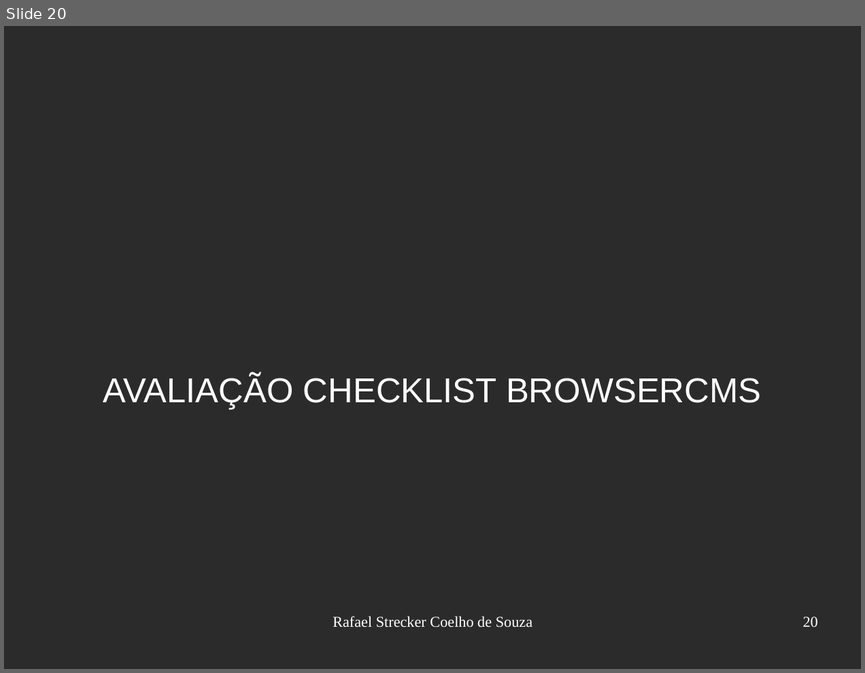
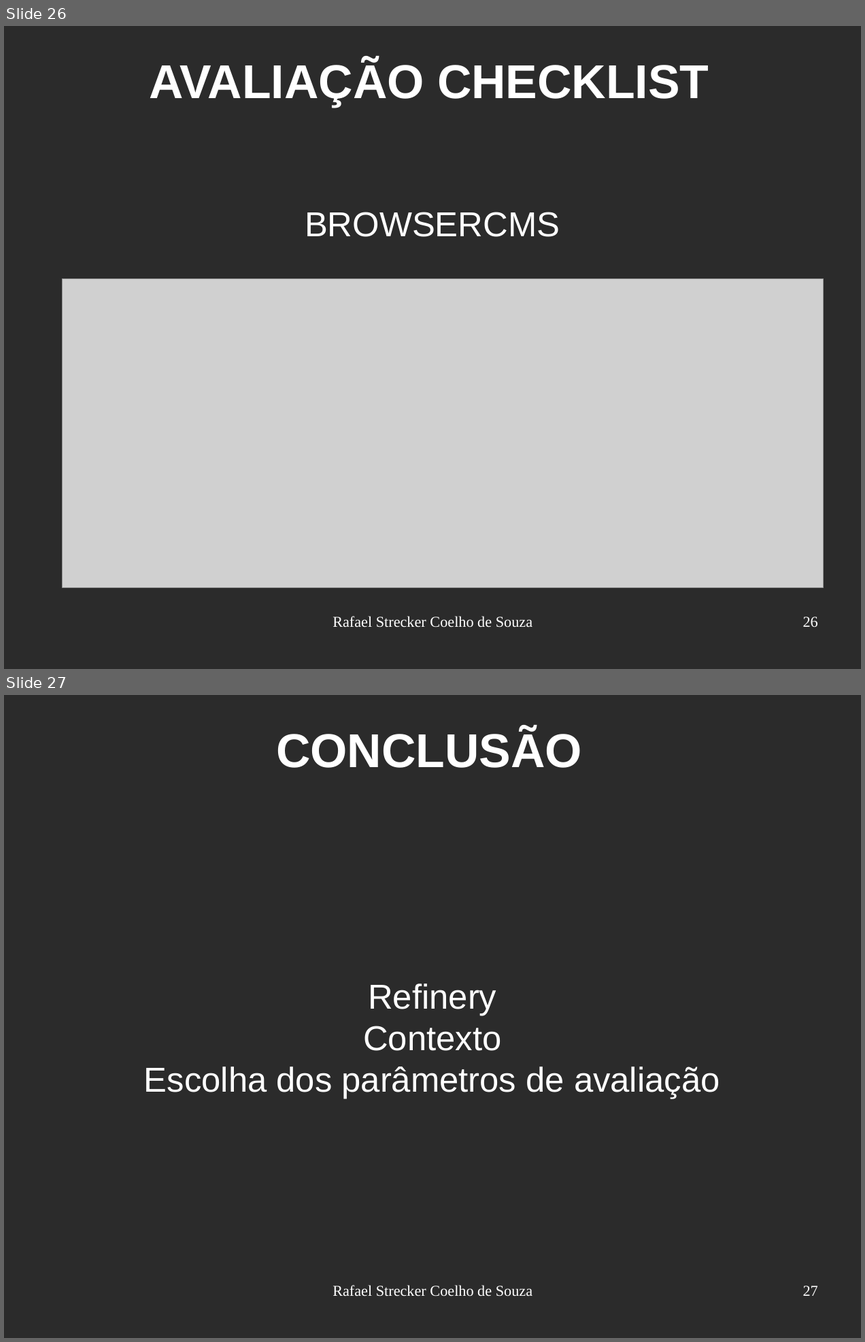
Before and after one commit to rafaelsouza/tcc, a slide deck: apresentacao/draft_apresentacao.odp. Shown one above the other, each under a label of ours: slide 20 before the commit, slides 26 and 27 after it. The pictures are 865x673 and 865x1342 pixels, drawn with LibreOffice and Linux fonts; fonts in the diff are those of the drawing; grey boxes stand for pictures; background and template pictures are left out; a plain dark background stands for a picture behind light text. Boxes give left, top, right and bottom in pixels: in the first picture for what was removed or moved away, otherwise in the second. Text is boxed around its words. In the diff, an @@ line names an element or a change of style, - is before the commit and + after.

```diff
--- a/apresentacao/draft_apresentacao.odp
+++ b/apresentacao/draft_apresentacao.odp
@@ slide 27 added at <box>4,695,861,1338</box>, background picture (left out) @@
@@ title added at <box>276,730,582,768</box>, 44 pt, text #FFFFFF, bold @@
+CONCLUSÃO
@@ subtitle added at <box>144,983,720,1099</box>, 32 pt, text #FFFFFF @@
+Refinery
+Contexto
+Escolha dos parâmetros de avaliação
@@ text added at <box>332,1285,532,1296</box>, 14 pt, text #FFFFFF @@
+Rafael Strecker Coelho de Souza
@@ page number added at <box>803,1285,818,1295</box>, 14 pt, text #FFFFFF @@
+27
@@ what was slide 20 is now slide 26 @@
@@ slide 26 changed as well @@
@@ title added at <box>149,61,708,108</box>, 44 pt, text #FFFFFF, bold @@
+AVALIAÇÃO CHECKLIST
@@ subtitle at <box>305,212,560,237</box>: text changed @@
-AVALIAÇÃO CHECKLIST BROWSERCMS
+BROWSERCMS
@@ picture added at <box>62,279,823,588</box> @@
@@ page number at <box>803,616,818,627</box>: text changed @@
-20
+26
```
Also in this commit, not shown: 10 other slides changed, 5 other slides added, 9 other files.
